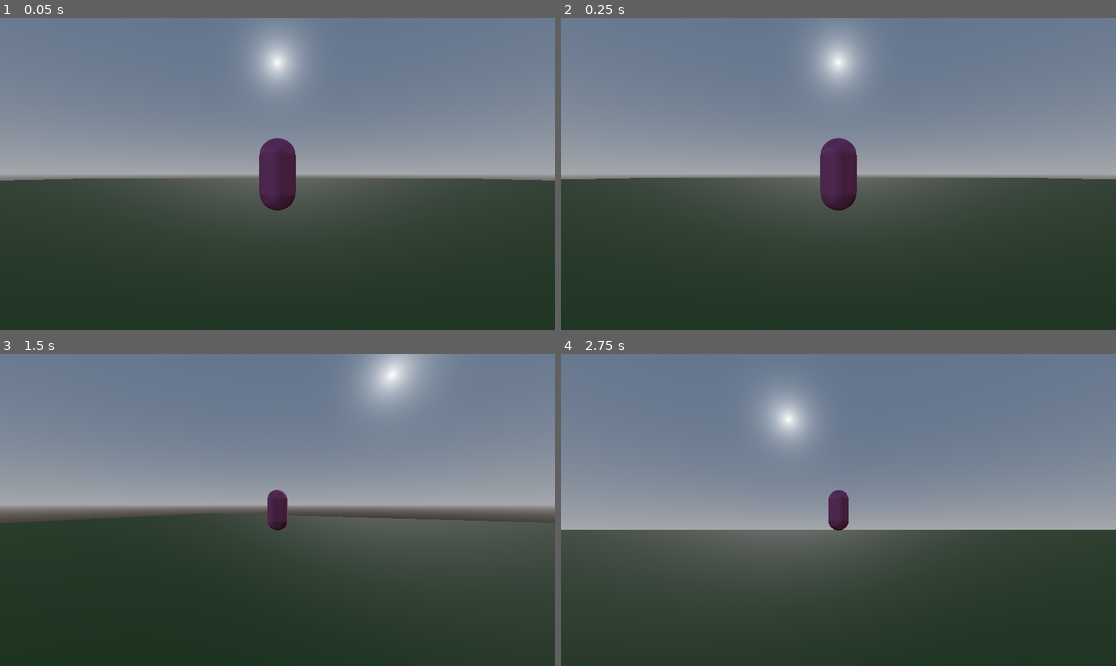
Above: before the commit, frames 1-4 (two rows, left to right).
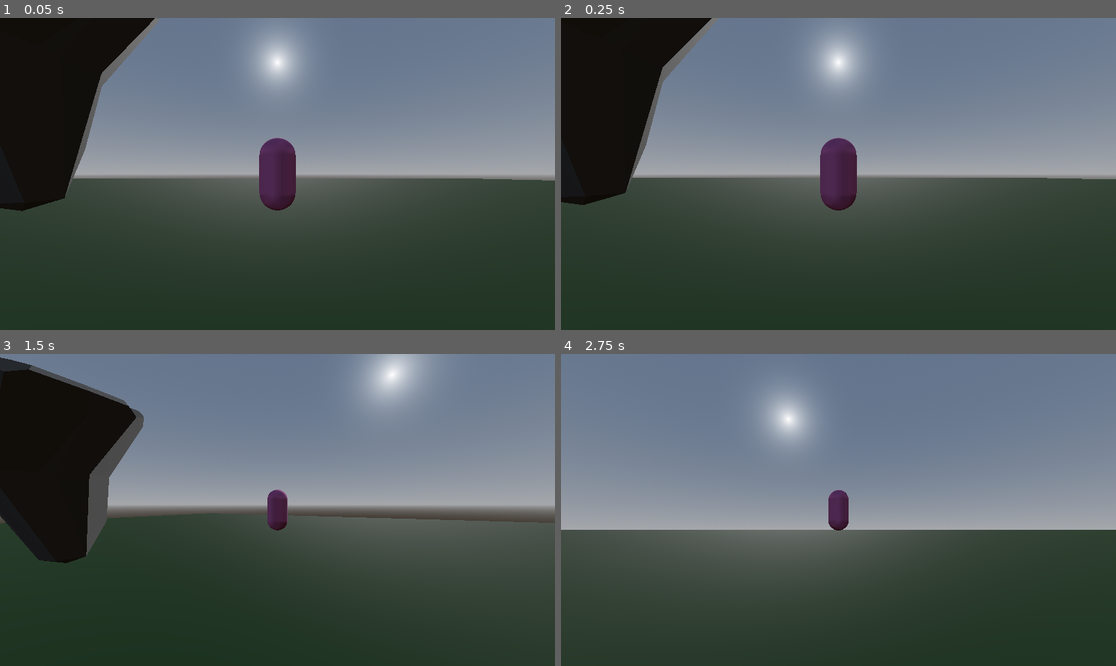
Above: after the commit, the same moments.

Repository: lucassutherland/project-sky
Game: Godot game, scene res://scenes/main.tscn
Two runs of this game, one before a commit and one after it. Both use one fixed random seed, a clock stepped at 60 frames per second and the inputs below.
Inputs (mouse positions are in pixels of both pictures, inside the frame that each line leads up to):
- Up to frame 1 (0.05 s): no input
- Up to frame 2 (0.25 s): no input
- Up to frame 3 (1.5 s): tap Enter at 0.5 s; move the mouse to (305, 510) at 0.52 s; hold W (forward) from 0.53 s (still down); tap Space (jump) at 0.77 s; move the mouse to (249, 510) at 1.27 s
- Up to frame 4 (2.75 s): keep holding W (forward); tap Space (jump) at 1.52 s; move the mouse to (849, 503) at 2.02 s

The runs differ from the first frame. In frame 1, 11% of the frame differs, in the area x 0-29%, y 0-62%; in frame 2, 11%; in frame 3, 12%, in the area x 0-26%, y 1-68%; in frame 4, nothing differs.

Commit message:
Rocks / Islands / Rigged Man

Diff:
--- /dev/null
+++ b/assets/Island.tscn
@@ -0,0 +1,8 @@
+[gd_scene load_steps=2 format=3 uid="uid://blnm6y65g1an2"]
+
+[ext_resource type="PackedScene" uid="uid://cng8jvvv4rp8y" path="res://Islands/Island1.glb" id="1_g1ytw"]
+
+[node name="Node3D" type="Node3D"]
+
+[node name="Island1" parent="." instance=ExtResource("1_g1ytw")]
+transform = Transform3D(1, 0, 0, 0, 1, 0, 0, 0, 1, -109.635, 94.76, -27.3542)
--- /dev/null
+++ b/assets/Materials/Rock.tres
@@ -0,0 +1,4 @@
+[gd_resource type="StandardMaterial3D" format=3 uid="uid://qiy8unj5pesp"]
+
+[resource]
+albedo_color = Color(0.377919, 0.377919, 0.377919, 1)
--- /dev/null
+++ b/assets/Materials/island_1.tscn
@@ -0,0 +1,10 @@
+[gd_scene load_steps=3 format=3 uid="uid://ro0vxlk2sir7"]
+
+[ext_resource type="PackedScene" uid="uid://cng8jvvv4rp8y" path="res://Islands/Island1.glb" id="1_5bgdg"]
+[ext_resource type="Material" uid="uid://qiy8unj5pesp" path="res://assets/Materials/Rock.tres" id="2_mjchv"]
+
+[node name="Island1" instance=ExtResource("1_5bgdg")]
+
+[node name="Island 1" parent="." index="0"]
+transform = Transform3D(1, 0, 0, 0, 1, 0, 0, 0, 1, -1.07072, 0.0602813, 0.547412)
+material_override = ExtResource("2_mjchv")
--- a/project.godot
+++ b/project.godot
@@ -14,6 +14,10 @@
 run/main_scene="uid://qon0l27d7a64"
 config/features=PackedStringArray("4.4", "GL Compatibility")
 config/icon="res://assets/icon.svg"
+
+[filesystem]
+
+import/blender/enabled=false
 
 [input]
 
--- a/scenes/main.tscn
+++ b/scenes/main.tscn
@@ -1,6 +1,7 @@
-[gd_scene load_steps=10 format=3 uid="uid://qon0l27d7a64"]
+[gd_scene load_steps=11 format=3 uid="uid://qon0l27d7a64"]
 
 [ext_resource type="Material" uid="uid://cy2ecgv2oxbx6" path="res://assets/ground.tres" id="1_0wfyh"]
+[ext_resource type="PackedScene" uid="uid://ro0vxlk2sir7" path="res://assets/Materials/island_1.tscn" id="2_jyhfs"]
 [ext_resource type="PackedScene" uid="uid://bsxggcfnmtaol" path="res://scenes/player.tscn" id="2_sugp2"]
 
 [sub_resource type="WorldBoundaryShape3D" id="WorldBoundaryShape3D_0xm2m"]
@@ -33,6 +34,9 @@
 material_override = ExtResource("1_0wfyh")
 mesh = SubResource("PlaneMesh_h2yge")
 
+[node name="Island1" parent="Ground" instance=ExtResource("2_jyhfs")]
+transform = Transform3D(1, 0, 0, 0, 1, 0, 0, 0, 1, -7.15988, 5.69999, -1.36356)
+
 [node name="Player" parent="." instance=ExtResource("2_sugp2")]
 transform = Transform3D(1, 0, 0, 0, 1, 0, 0, 0, 1, -0.0921158, 1.19441, -0.13849)
 
Binary file added: Islands/Island.glb
Not shown, added: Islands/Island.glb.import
Binary file added: Islands/Island1.glb
Not shown, added: Islands/Island1.glb.import
Binary file added: Islands/Island2.glb
Not shown, added: Islands/Island2.glb.import
Binary file added: Islands/Island3.glb
Not shown, added: Islands/Island3.glb.import
Binary file added: Islands/Island4.glb
Not shown, added: Islands/Island4.glb.import
Binary file added: Islands/Island5.glb
Not shown, added: Islands/Island5.glb.import
(and 14 more such lines)
